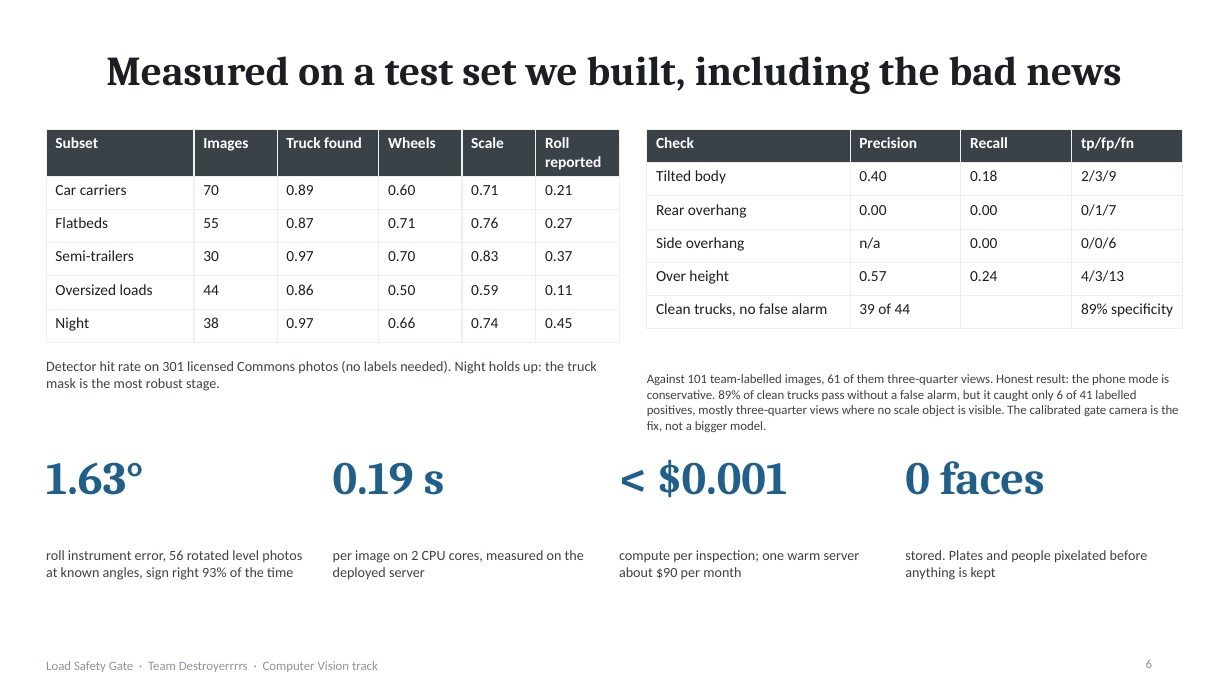
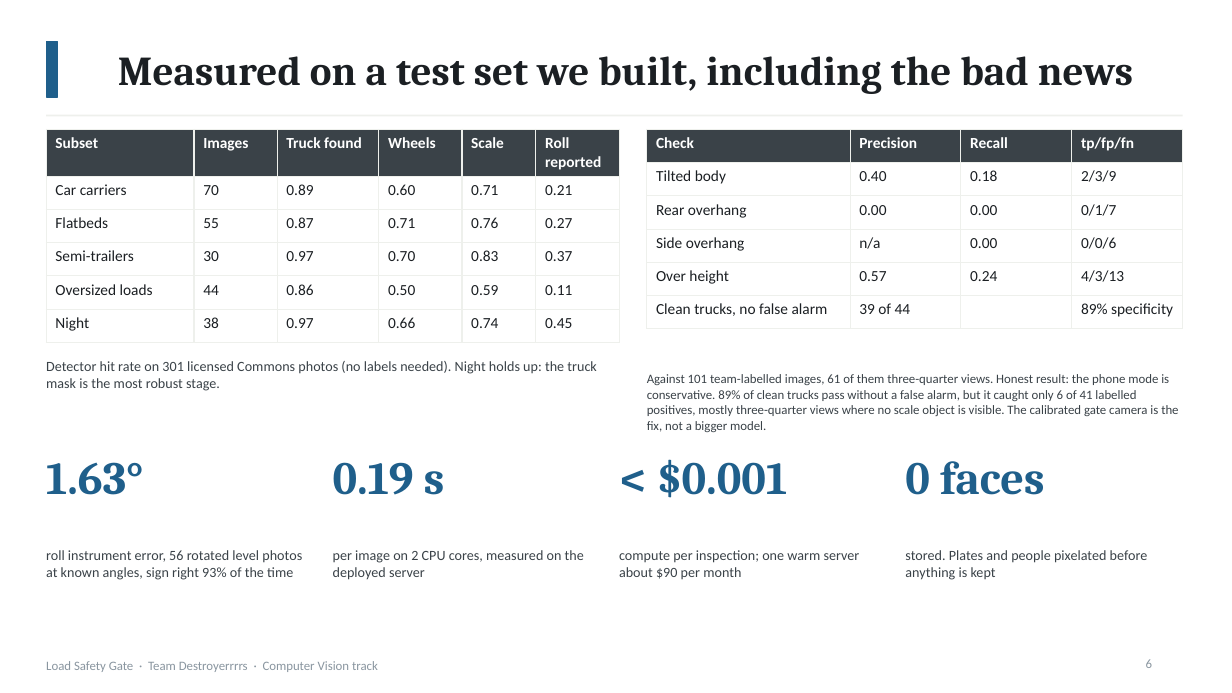
Before and after one commit to Winner-121/Destroyerrrrs_Final_Stage, a slide deck: slide 6 of deck/LoadSafetyGate_deck.pptx. Drawn at 1232x693 pixels with LibreOffice and Linux fonts; fonts in the diff are those of the drawing. Boxes give left, top, right and bottom in pixels: in the first picture for what was removed or moved away, otherwise in the second. Text is boxed around its words. In the diff, an @@ line names an element or a change of style, - is before the commit and + after.

```diff
--- a/deck/LoadSafetyGate_deck.pptx
+++ b/deck/LoadSafetyGate_deck.pptx
@@ rectangle added at bbox=[46, 42, 57, 97], fill #1F5F8B, outline #1F5F8B 1 pt @@
@@ title "Measured on a test set ...": place and size @@
-title "Measured on a test set ..." at bbox=[106, 56, 1121, 94]
+title "Measured on a test set ..." at bbox=[118, 56, 1133, 94]
@@ line added from (46, 116) to (1183, 116), #EEF0EC 1.5 pt @@
```
Also in this commit, not shown: 9 other slides changed, 1 slide added, 5 other files.
